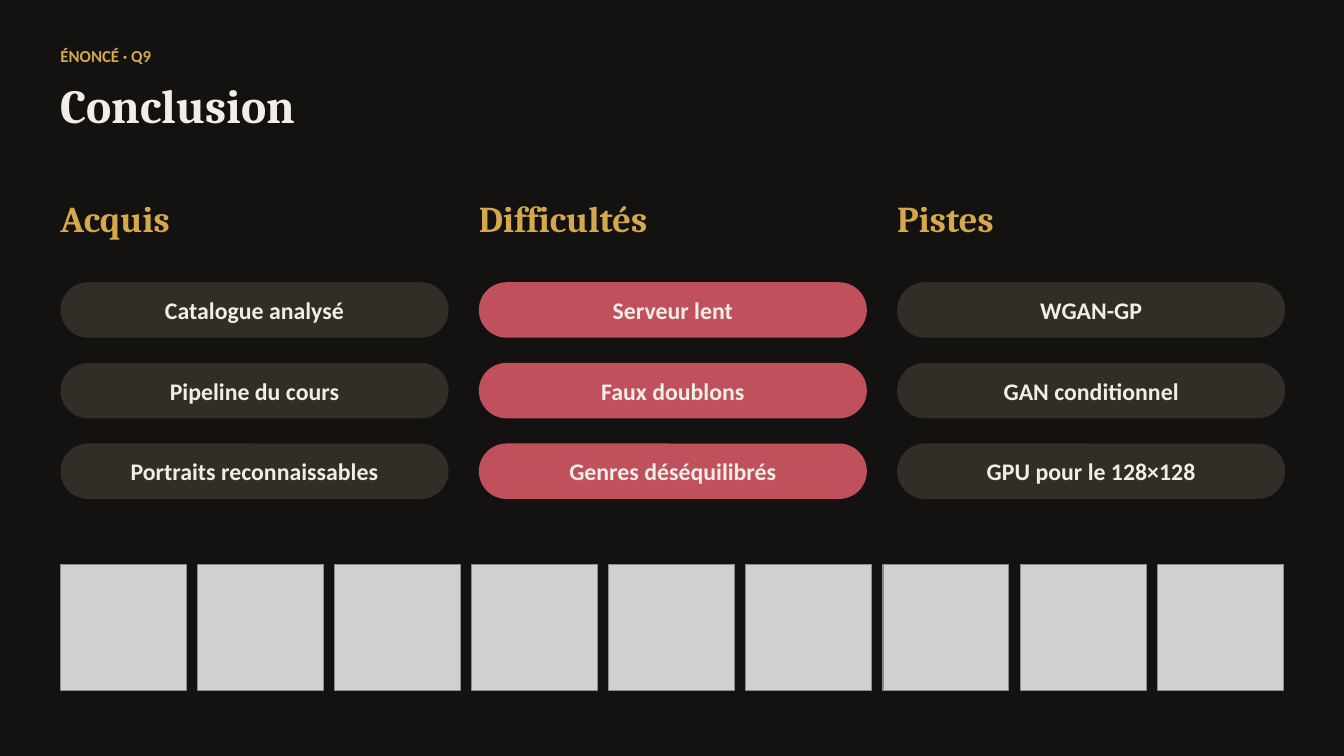
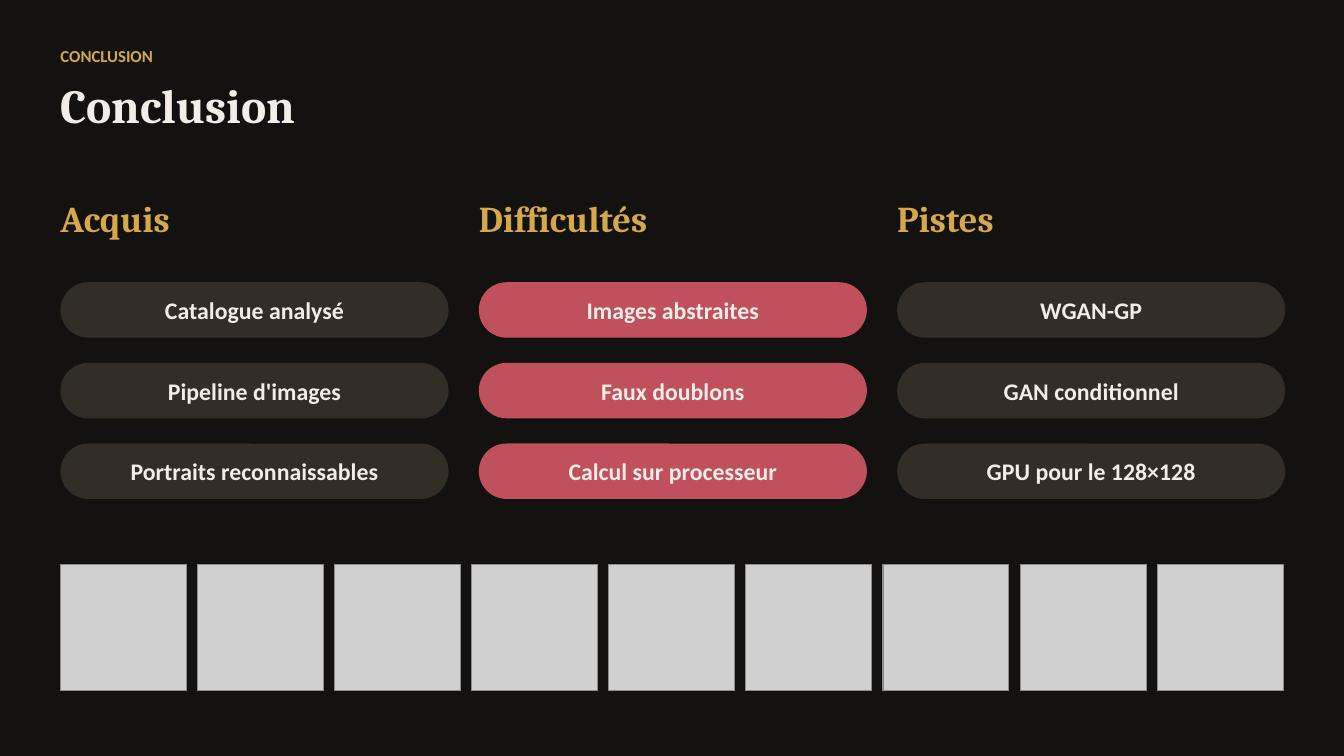
Before and after one commit to KAHINA-ABBAD/ganisme, a slide deck: slide 24 of reports/presentation/GANisme_sombre.pptx (slide 43 before the commit). Drawn at 1344x756 pixels with LibreOffice and Linux fonts; fonts in the diff are those of the drawing; grey boxes stand for pictures. Boxes give left, top, right and bottom in pixels: in the first picture for what was removed or moved away, otherwise in the second. Text is boxed around its words. In the diff, an @@ line names an element or a change of style, - is before the commit and + after.

```diff
--- a/reports/presentation/GANisme_sombre.pptx
+++ b/reports/presentation/GANisme_sombre.pptx
@@ text at (60, 51, 152, 62): text changed @@
-ÉNONCÉ · Q9
+CONCLUSION
@@ text in rounded rectangle at (587, 302, 759, 323): text changed @@
-Serveur lent
+Images abstraites
@@ text in rounded rectangle at (168, 383, 341, 404): text changed @@
-Pipeline du cours
+Pipeline d'images
@@ text in rounded rectangle at (569, 463, 777, 484): text changed @@
-Genres déséquilibrés
+Calcul sur processeur
```
Also in this commit, not shown: 20 other slides changed, 3 slides added, 24 slides removed, 16 other files.
